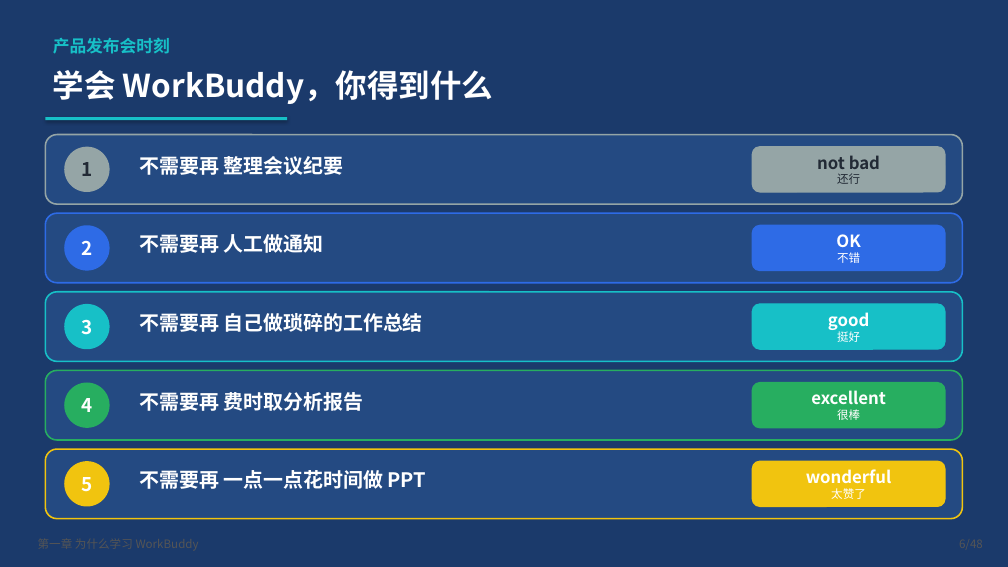
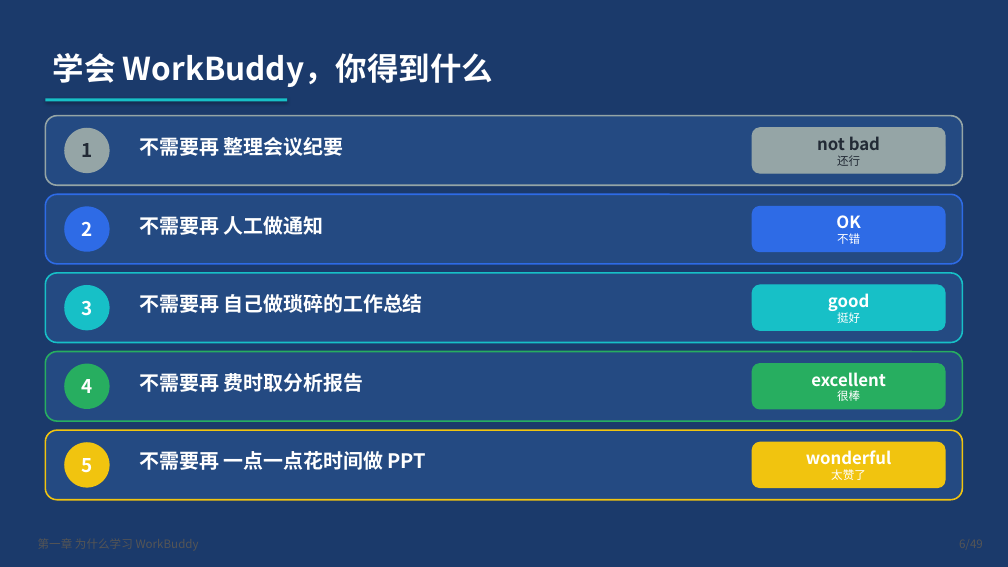
Before and after one commit to onehount/workbuddy-beginner-training, a slide deck: slide 6 of 02-slides/workbuddy-beginner-training.pptx. Drawn at 1008x567 pixels with LibreOffice and Linux fonts; fonts in the diff are those of the drawing. Boxes give left, top, right and bottom in pixels: in the first picture for what was removed or moved away, otherwise in the second. Text is boxed around its words. In the diff, an @@ line names an element or a change of style, - is before the commit and + after.

Commit message:
v1.3: 整合用户手动调整版本（49页，含实际界面截图与可视化结果）
- 将用户本地手动修改并入生成脚本，作为唯一可信源重新生成，PPT/PDF 一致可复现
- 新增「实际界面」页：嵌入 WorkBuddy 真实界面截图（08-design-assets/screenshots/real-ui.png）
- 「抽象界面」页（三区结构图）与之并列；工作模式前置到确认积分之前
- 第五章「Demo 可视化结果」两页保留（渠道曝光+活动完成、整体转化率含纠错）
- 删除仓库中冗余的 人工修改 副本（保留本地文件，已加入 .gitignore）
- 更新 README 页数与议程表、CHANGELOG

```diff
--- a/02-slides/workbuddy-beginner-training.pptx
+++ b/02-slides/workbuddy-beginner-training.pptx
@@ text "学会 WorkBuddy，你得到什么": place and size @@
-text "学会 WorkBuddy，你得到什么" at (53, 70, 493, 104)
+text "学会 WorkBuddy，你得到什么" at (53, 53, 493, 87)
@@ text removed at (53, 38, 170, 54) @@
-产品发布会时刻
@@ 10 rounded rectangles, 5 texts, 5 ellipses, 1 rectangle: place and size @@
-10 rounded rectangles, 5 texts, 5 ellipses, 1 rectangle at (45, 117, 963, 519)
+10 rounded rectangles, 5 texts, 5 ellipses, 1 rectangle at (45, 98, 963, 500)
```
Also in this commit, not shown: 47 other slides changed, 1 slide added, 9 other files.
